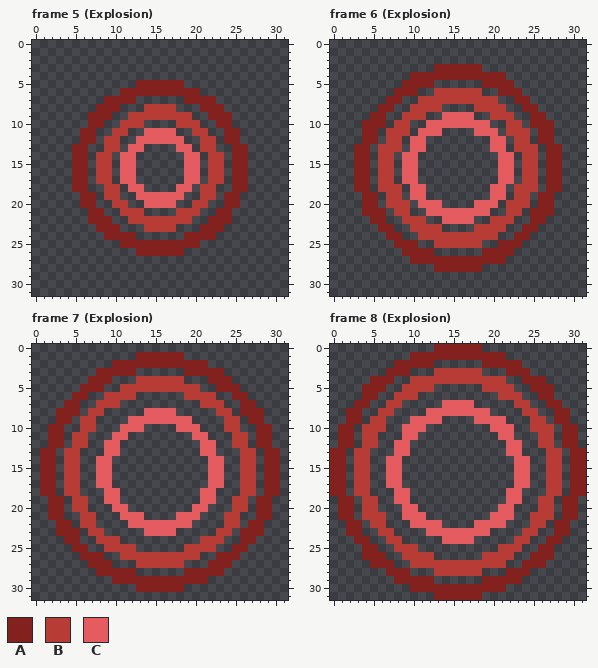
Edited in one commit: pixel-art file (assets/enemies/brutalon/brutalon_rock.aseprite). The picture above is the old version.
32x32 pixels, 8 frames. Shown: frame 5 (Explosion), frame 6 (Explosion), frame 7 (Explosion), frame 8 (Explosion).
Palette (. is transparent): A #82211d  B #b63c35  C #e45c5f
New version:
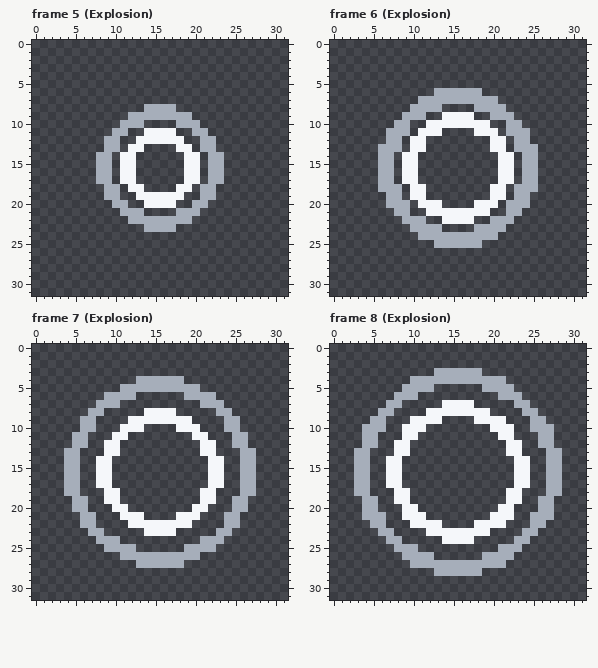
Diff:
@@ palette @@
-B #b63c35
+B #a6aeba
-C #e45c5f
+C #f5f7fa
--- frame 5 (Explosion)
@@ x 0..31 @@
  4 ................................
- 5 .............AAAAAA.............
- 6 ...........AAAAAAAAAA...........
- 7 .........AAAA......AAAA.........
- 8 ........AAA...BBBB...AAA........
- 9 .......AAA..BBBBBBBB..AAA.......
-10 .......AA..BBB....BBB..AA.......
-11 ......AA..BB..CCCC..BB..AA......
-12 ......AA.BB..CCCCCC..BB.AA......
-13 .....AA..BB.CC....CC.BB..AA.....
-14 .....AA.BB.CC......CC.BB.AA.....
-15 .....AA.BB.CC......CC.BB.AA.....
-16 .....AA.BB.CC......CC.BB.AA.....
-17 .....AA.BB.CC......CC.BB.AA.....
-18 .....AA..BB.CC....CC.BB..AA.....
-19 ......AA.BB..CCCCCC..BB.AA......
-20 ......AA..BB..CCCC..BB..AA......
-21 .......AA..BBB....BBB..AA.......
-22 .......AAA..BBBBBBBB..AAA.......
-23 ........AAA...BBBB...AAA........
-24 .........AAAA......AAAA.........
-25 ...........AAAAAAAAAA...........
-26 .............AAAAAA.............
+ 5 ................................
+ 6 ................................
+ 7 ................................
+ 8 ..............BBBB..............
+ 9 ............BBBBBBBB............
+10 ...........BBB....BBB...........
+11 ..........BB..CCCC..BB..........
+12 .........BB..CCCCCC..BB.........
+13 .........BB.CC....CC.BB.........
+14 ........BB.CC......CC.BB........
+15 ........BB.CC......CC.BB........
+16 ........BB.CC......CC.BB........
+17 ........BB.CC......CC.BB........
+18 .........BB.CC....CC.BB.........
+19 .........BB..CCCCCC..BB.........
+20 ..........BB..CCCC..BB..........
+21 ...........BBB....BBB...........
+22 ............BBBBBBBB............
+23 ..............BBBB..............
+24 ................................
+25 ................................
+26 ................................
 27 ................................
--- frame 6 (Explosion)
@@ x 0..31 @@
  2 ................................
- 3 .............AAAAAA.............
- 4 ..........AAAAAAAAAAAA..........
- 5 .........AAAA......AAAA.........
- 6 ........AAA..BBBBBB..AAA........
- 7 .......AA..BBBBBBBBBB..AA.......
- 8 ......AA..BBBB....BBBB..AA......
- 9 .....AA..BBB..CCCC..BBB..AA.....
-10 ....AAA.BB..CCCCCCCC..BB.AAA....
-11 ....AA.BBB.CCC....CCC.BBB.AA....
-12 ....AA.BB.CC........CC.BB.AA....
-13 ...AA.BBB.CC........CC.BBB.AA...
-14 ...AA.BB.CC..........CC.BB.AA...
-15 ...AA.BB.CC..........CC.BB.AA...
-16 ...AA.BB.CC..........CC.BB.AA...
-17 ...AA.BB.CC..........CC.BB.AA...
-18 ...AA.BBB.CC........CC.BBB.AA...
-19 ....AA.BB.CC........CC.BB.AA....
-20 ....AA.BBB.CCC....CCC.BBB.AA....
-21 ....AAA.BB..CCCCCCCC..BB.AAA....
-22 .....AA..BBB..CCCC..BBB..AA.....
-23 ......AA..BBBB....BBBB..AA......
-24 .......AA..BBBBBBBBBB..AA.......
-25 ........AAA..BBBBBB..AAA........
-26 .........AAAA......AAAA.........
-27 ..........AAAAAAAAAAAA..........
-28 .............AAAAAA.............
+ 3 ................................
+ 4 ................................
+ 5 ................................
+ 6 .............BBBBBB.............
+ 7 ...........BBBBBBBBBB...........
+ 8 ..........BBBB....BBBB..........
+ 9 .........BBB..CCCC..BBB.........
+10 ........BB..CCCCCCCC..BB........
+11 .......BBB.CCC....CCC.BBB.......
+12 .......BB.CC........CC.BB.......
+13 ......BBB.CC........CC.BBB......
+14 ......BB.CC..........CC.BB......
+15 ......BB.CC..........CC.BB......
+16 ......BB.CC..........CC.BB......
+17 ......BB.CC..........CC.BB......
+18 ......BBB.CC........CC.BBB......
+19 .......BB.CC........CC.BB.......
+20 .......BBB.CCC....CCC.BBB.......
+21 ........BB..CCCCCCCC..BB........
+22 .........BBB..CCCC..BBB.........
+23 ..........BBBB....BBBB..........
+24 ...........BBBBBBBBBB...........
+25 .............BBBBBB.............
+26 ................................
+27 ................................
+28 ................................
 29 ................................
--- frame 7 (Explosion)
@@ x 0..31 @@
  0 ................................
- 1 .............AAAAAA.............
- 2 ..........AAAAAAAAAAAA..........
- 3 ........AAAAA......AAAAA........
- 4 .......AAA...BBBBBB...AAA.......
- 5 ......AAA..BBBBBBBBBB..AAA......
- 6 .....AA..BBBB......BBBB..AA.....
- 7 ....AA..BBB..........BBB..AA....
- 8 ...AAA.BB.....CCCC.....BB.AAA...
- 9 ...AA.BB....CCCCCCCC....BB.AA...
-10 ..AA..BB...CCC....CCC...BB..AA..
-11 ..AA.BB...CC........CC...BB.AA..
-12 ..AA.BB..CC..........CC..BB.AA..
-13 .AA.BB...CC..........CC...BB.AA.
-14 .AA.BB..CC............CC..BB.AA.
-15 .AA.BB..CC............CC..BB.AA.
-16 .AA.BB..CC............CC..BB.AA.
-17 .AA.BB..CC............CC..BB.AA.
-18 .AA.BB...CC..........CC...BB.AA.
-19 ..AA.BB..CC..........CC..BB.AA..
-20 ..AA.BB...CC........CC...BB.AA..
-21 ..AA..BB...CCC....CCC...BB..AA..
-22 ...AA.BB....CCCCCCCC....BB.AA...
-23 ...AAA.BB.....CCCC.....BB.AAA...
-24 ....AA..BBB..........BBB..AA....
-25 .....AA..BBBB......BBBB..AA.....
-26 ......AAA..BBBBBBBBBB..AAA......
-27 .......AAA...BBBBBB...AAA.......
-28 ........AAAAA......AAAAA........
-29 ..........AAAAAAAAAAAA..........
-30 .............AAAAAA.............
+ 1 ................................
+ 2 ................................
+ 3 ................................
+ 4 .............BBBBBB.............
+ 5 ...........BBBBBBBBBB...........
+ 6 .........BBBB......BBBB.........
+ 7 ........BBB..........BBB........
+ 8 .......BB.....CCCC.....BB.......
+ 9 ......BB....CCCCCCCC....BB......
+10 ......BB...CCC....CCC...BB......
+11 .....BB...CC........CC...BB.....
+12 .....BB..CC..........CC..BB.....
+13 ....BB...CC..........CC...BB....
+14 ....BB..CC............CC..BB....
+15 ....BB..CC............CC..BB....
+16 ....BB..CC............CC..BB....
+17 ....BB..CC............CC..BB....
+18 ....BB...CC..........CC...BB....
+19 .....BB..CC..........CC..BB.....
+20 .....BB...CC........CC...BB.....
+21 ......BB...CCC....CCC...BB......
+22 ......BB....CCCCCCCC....BB......
+23 .......BB.....CCCC.....BB.......
+24 ........BBB..........BBB........
+25 .........BBBB......BBBB.........
+26 ...........BBBBBBBBBB...........
+27 .............BBBBBB.............
+28 ................................
+29 ................................
+30 ................................
 31 ................................
--- frame 8 (Explosion)
@@ x 0..31 @@
- 0 .............AAAAAA.............
- 1 ..........AAAAAAAAAAAA..........
- 2 ........AAAAA......AAAAA........
- 3 .......AAA...BBBBBB...AAA.......
- 4 .....AAA..BBBBBBBBBBBB..AAA.....
- 5 ....AAA..BBBB......BBBB..AAA....
- 6 ....AA..BBB..........BBB..AA....
- 7 ...AA..BB.....CCCC.....BB..AA...
- 8 ..AA..BB....CCCCCCCC....BB..AA..
- 9 ..AA.BB...CCCC....CCCC...BB.AA..
-10 .AA.BBB..CCC........CCC..BBB.AA.
-11 .AA.BB...CC..........CC...BB.AA.
-12 .AA.BB..CC............CC..BB.AA.
-13 AA.BB...CC............CC...BB.AA
-14 AA.BB..CC..............CC..BB.AA
-15 AA.BB..CC..............CC..BB.AA
-16 AA.BB..CC..............CC..BB.AA
-17 AA.BB..CC..............CC..BB.AA
-18 AA.BB...CC............CC...BB.AA
-19 .AA.BB..CC............CC..BB.AA.
-20 .AA.BB...CC..........CC...BB.AA.
-21 .AA.BBB..CCC........CCC..BBB.AA.
-22 ..AA.BB...CCCC....CCCC...BB.AA..
-23 ..AA..BB....CCCCCCCC....BB..AA..
-24 ...AA..BB.....CCCC.....BB..AA...
-25 ....AA..BBB..........BBB..AA....
-26 ....AAA..BBBB......BBBB..AAA....
-27 .....AAA..BBBBBBBBBBBB..AAA.....
-28 .......AAA...BBBBBB...AAA.......
-29 ........AAAAA......AAAAA........
-30 ..........AAAAAAAAAAAA..........
-31 .............AAAAAA.............
+ 0 ................................
+ 1 ................................
+ 2 ................................
+ 3 .............BBBBBB.............
+ 4 ..........BBBBBBBBBBBB..........
+ 5 .........BBBB......BBBB.........
+ 6 ........BBB..........BBB........
+ 7 .......BB.....CCCC.....BB.......
+ 8 ......BB....CCCCCCCC....BB......
+ 9 .....BB...CCCC....CCCC...BB.....
+10 ....BBB..CCC........CCC..BBB....
+11 ....BB...CC..........CC...BB....
+12 ....BB..CC............CC..BB....
+13 ...BB...CC............CC...BB...
+14 ...BB..CC..............CC..BB...
+15 ...BB..CC..............CC..BB...
+16 ...BB..CC..............CC..BB...
+17 ...BB..CC..............CC..BB...
+18 ...BB...CC............CC...BB...
+19 ....BB..CC............CC..BB....
+20 ....BB...CC..........CC...BB....
+21 ....BBB..CCC........CCC..BBB....
+22 .....BB...CCCC....CCCC...BB.....
+23 ......BB....CCCCCCCC....BB......
+24 .......BB.....CCCC.....BB.......
+25 ........BBB..........BBB........
+26 .........BBBB......BBBB.........
+27 ..........BBBBBBBBBBBB..........
+28 .............BBBBBB.............
+29 ................................
+30 ................................
+31 ................................
Where, in picture pixels (left, top, right, bottom), the same in both pictures:
changed: (72, 80, 248, 256)
changed: (354, 64, 562, 272)
changed: (40, 352, 280, 592)
changed: (330, 344, 586, 600)
